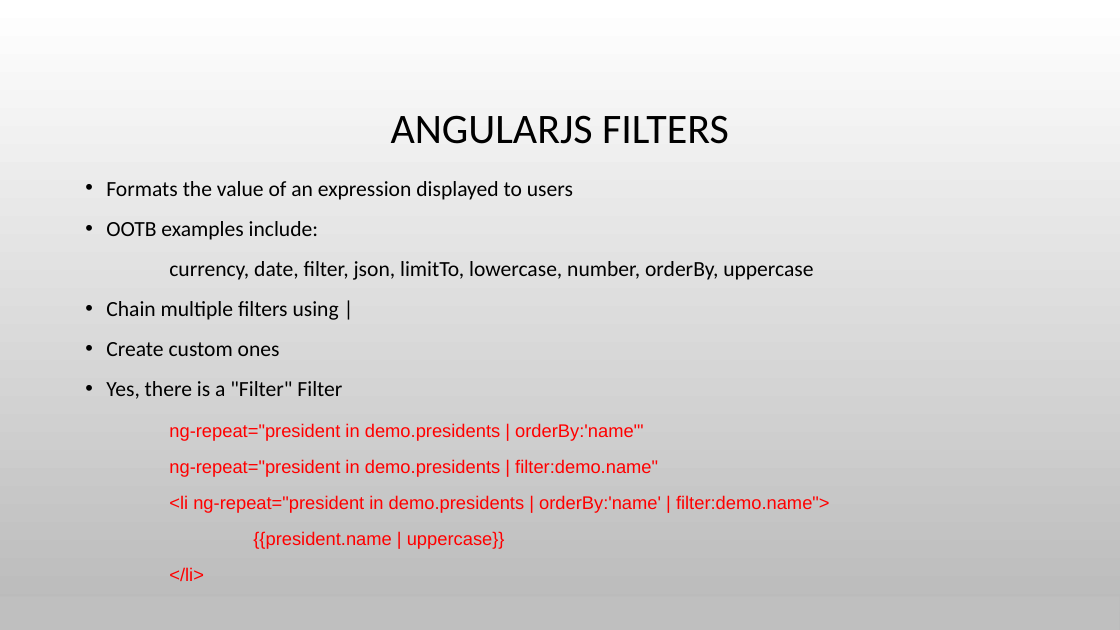
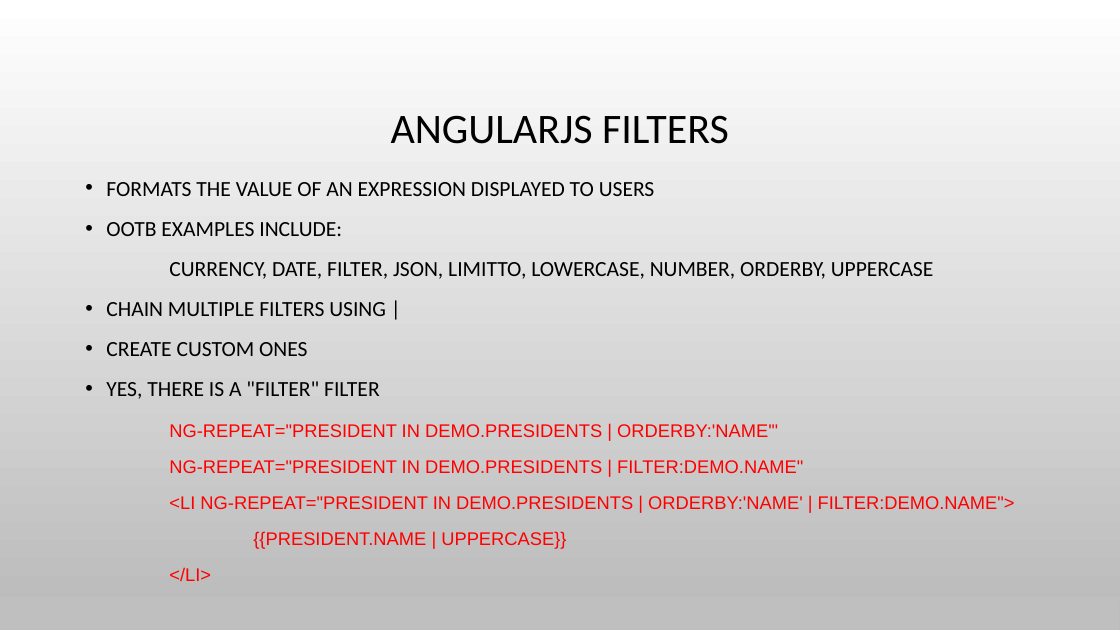
Before and after one commit to spietrek/spsnyc2015, a slide deck: slide 10 of Building SPAs in SharePoint Using AngularJS.pptx. Drawn at 1120x630 pixels with LibreOffice and Linux fonts; fonts in the diff are those of the drawing; background and template pictures are left out. Boxes give left, top, right and bottom in pixels: in the first picture for what was removed or moved away, otherwise in the second. Text is boxed around its words. In the diff, an @@ line names an element or a change of style, - is before the commit and + after.

```diff
--- a/Building SPAs in SharePoint Using AngularJS.pptx
+++ b/Building SPAs in SharePoint Using AngularJS.pptx
@@ text at box(106, 182, 1015, 581): text changed @@
-• Formats the value of an expression displayed to users
-• OOTB examples include:
-currency, date, filter, json, limitTo, lowercase, number, orderBy, uppercase
-• Chain multiple filters using |
-• Create custom ones
-• Yes, there is a "Filter" Filter
-ng-repeat="president in demo.presidents | orderBy:'name'"
-ng-repeat="president in demo.presidents | filter:demo.name"
-<li ng-repeat="president in demo.presidents | orderBy:'name' | filter:demo.name">
-{{president.name | uppercase}}
-</li>
+• FORMATS THE VALUE OF AN EXPRESSION DISPLAYED TO USERS
+• OOTB EXAMPLES INCLUDE:
+CURRENCY, DATE, FILTER, JSON, LIMITTO, LOWERCASE, NUMBER, ORDERBY, UPPERCASE
+• CHAIN MULTIPLE FILTERS USING |
+• CREATE CUSTOM ONES
+• YES, THERE IS A "FILTER" FILTER
+NG-REPEAT="PRESIDENT IN DEMO.PRESIDENTS | ORDERBY:'NAME'"
+NG-REPEAT="PRESIDENT IN DEMO.PRESIDENTS | FILTER:DEMO.NAME"
+<LI NG-REPEAT="PRESIDENT IN DEMO.PRESIDENTS | ORDERBY:'NAME' | FILTER:DEMO.NAME">
+{{PRESIDENT.NAME | UPPERCASE}}
+</LI>
```
Also in this commit, not shown: 11 other slides changed.
